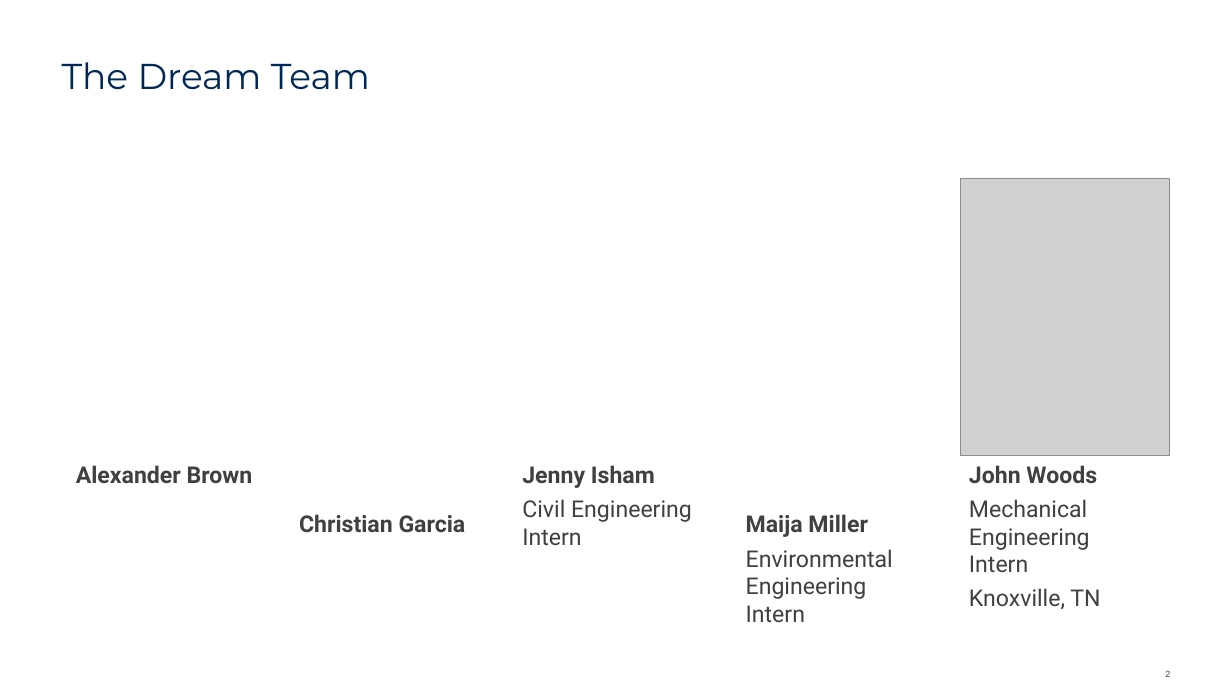
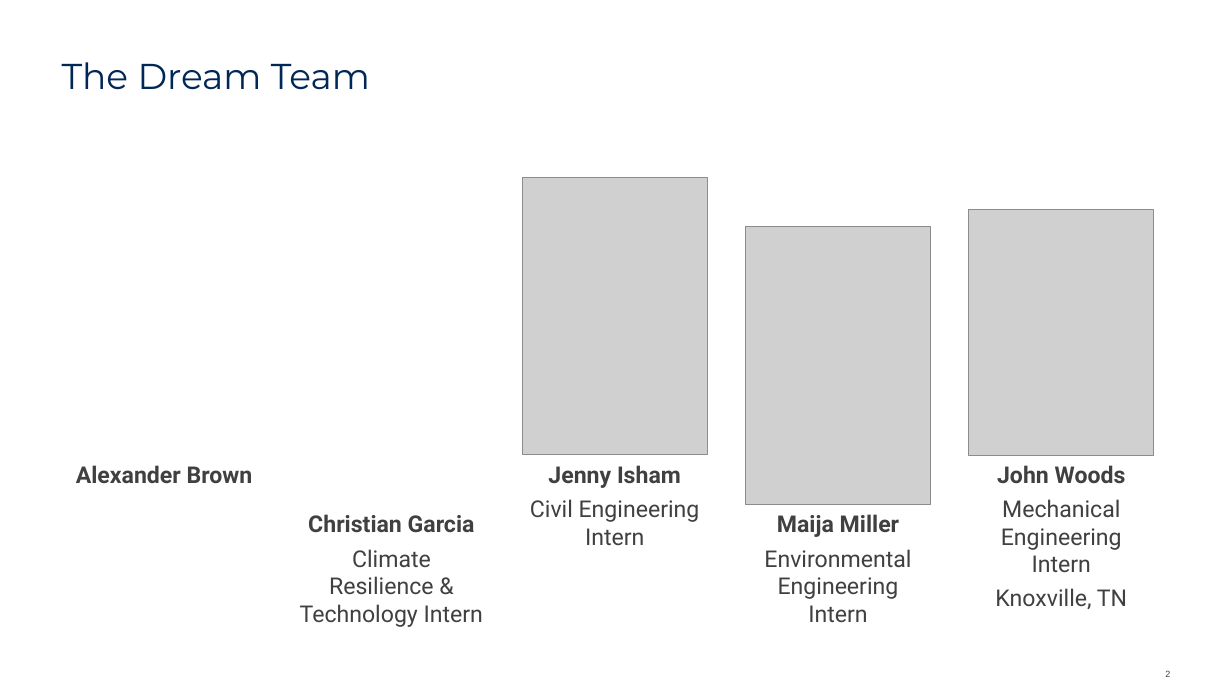
Before and after one commit to graseeuh/HERMES, a slide deck: slide 2 of Group_1_STRIVE_Presentation.pptx. Drawn at 1232x693 pixels with LibreOffice and Linux fonts; fonts in the diff are those of the drawing; grey boxes stand for pictures; background and template pictures are left out. Boxes give left, top, right and bottom in pixels: in the first picture for what was removed or moved away, otherwise in the second. Text is boxed around its words. In the diff, an @@ line names an element or a change of style, - is before the commit and + after.

```diff
--- a/Group_1_STRIVE_Presentation.pptx
+++ b/Group_1_STRIVE_Presentation.pptx
@@ picture added at <box>522,177,707,455</box> @@
@@ picture added at <box>746,227,931,505</box> @@
@@ picture: place and size @@
-picture at <box>961,178,1169,456</box>
+picture at <box>970,210,1154,456</box>
@@ alignment left to centre in 3 elements at <box>764,514,911,622</box>, <box>530,465,700,545</box>, <box>995,465,1127,609</box> @@
@@ text at <box>308,514,475,532</box>: alignment left to centre @@
@@ text at <box>300,549,483,627</box>: paragraph added @@
+Climate Resilience & Technology Intern
```
Also in this commit, not shown: 21 other slides changed, 37 slides added, 2 slides removed.
